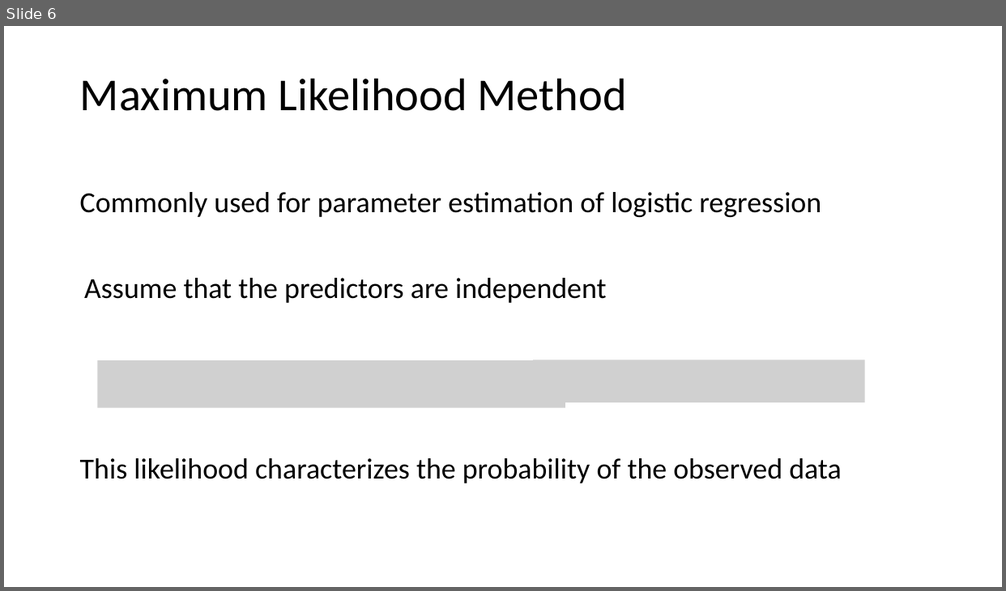
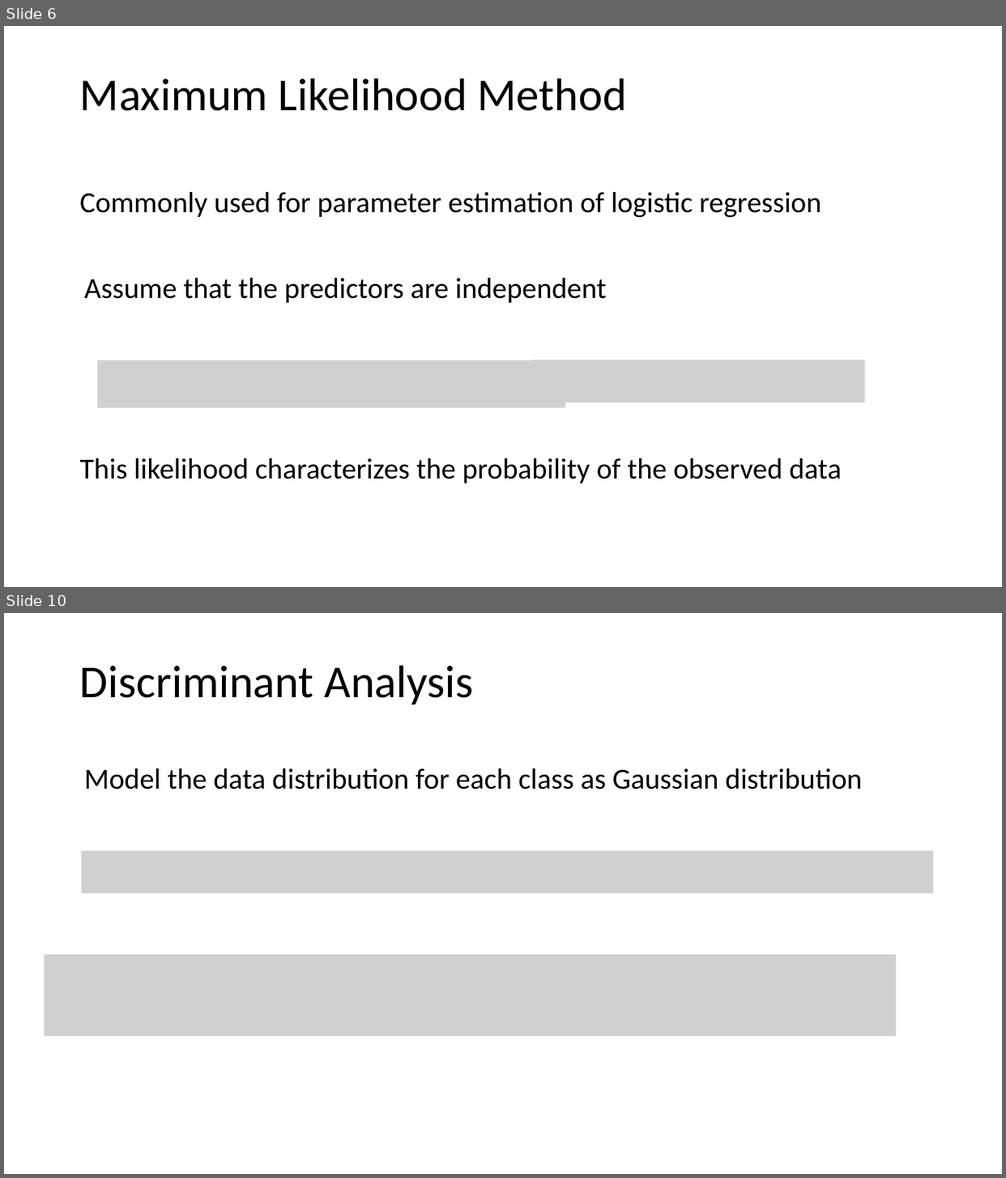
Before and after one commit to tianzheng4/tianzheng4.github.io, a slide deck: _umkc-teaching/slides/Lecture 5.pptx. Shown one above the other, each under a label of ours: slide 6 before the commit, slides 6 and 10 after it; the slides between them are not shown. The pictures are 1006x591 and 1006x1178 pixels, drawn with LibreOffice and Linux fonts; fonts in the diff are those of the drawing; grey boxes stand for pictures. Boxes give left, top, right and bottom in pixels: in the first picture for what was removed or moved away, otherwise in the second. Text is boxed around its words. In the diff, an @@ line names an element or a change of style, - is before the commit and + after.

```diff
--- a/_umkc-teaching/slides/Lecture 5.pptx
+++ b/_umkc-teaching/slides/Lecture 5.pptx
@@ slide 10 added at box(4, 613, 1002, 1174), background #FFFFFF @@
@@ title added at box(80, 665, 474, 705), 44 pt, text #000000 @@
+Discriminant Analysis
@@ text added at box(84, 769, 862, 790), 28 pt, text #000000 @@
+Model the data distribution for each class as Gaussian distribution
@@ picture added at box(81, 851, 933, 894) @@
@@ picture added at box(44, 954, 896, 1036) @@
```
Also in this commit, not shown: 2 slides changed, 4 other slides added.
